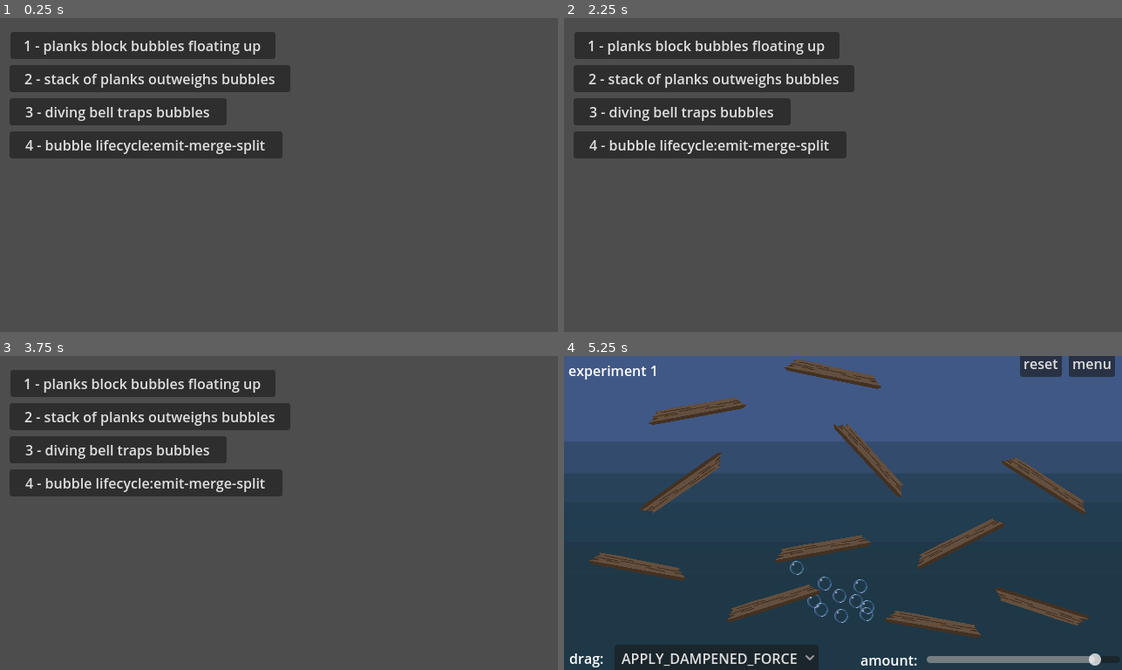
Above: before the commit, frames 1-4 (two rows, left to right).
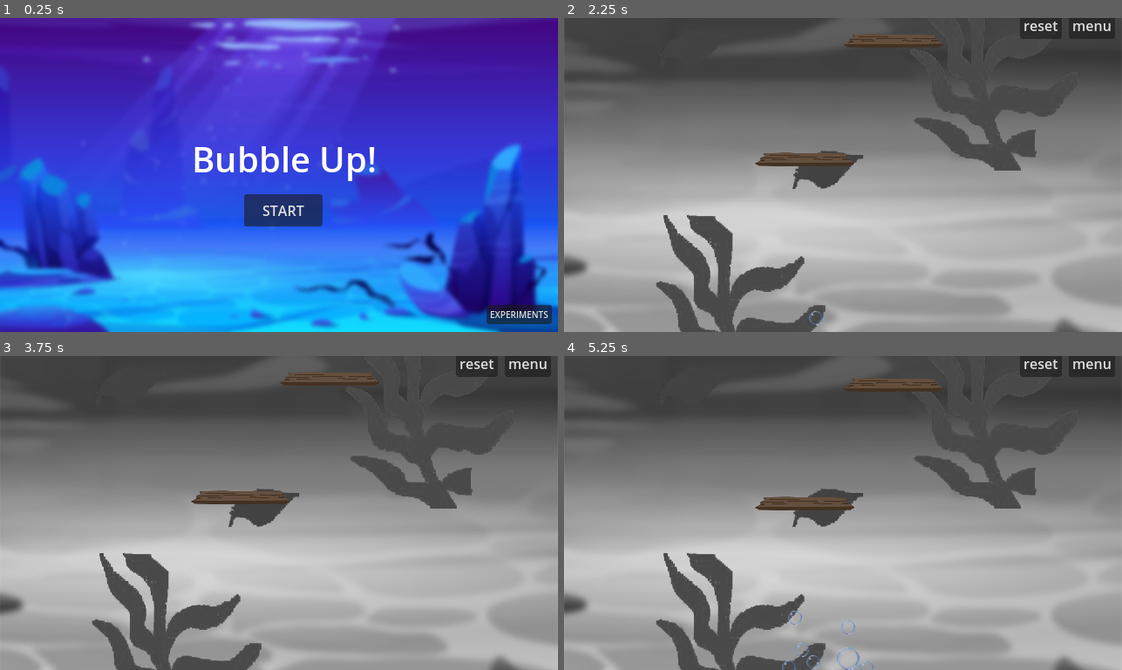
Above: after the commit, the same moments.

Repository: outrightmental/ggj25-bubble-up
Game: Godot game, scene res://scenes/main.tscn
The game is run twice, just before and just after one commit, with the same random seed, the same clock (stepped at 60 frames per second) and the same inputs.
Inputs (mouse positions are in pixels of both pictures, inside the frame that each line leads up to):
- Up to frame 1 (0.25 s): no input
- Up to frame 2 (2.25 s): click (1082, 313) at 0.5 s, where only the run after the commit has a clickable "EXPERIMENTS"; click (1094, 24) at 1.25 s, where only the run after the commit has a clickable "menu"; click (848, 209) at 2 s, where only the run after the commit has a clickable "START"
- Up to frame 3 (3.75 s): click (530, 362) at 2.75 s, where only the run after the commit has a clickable "menu"; click (284, 547) at 3.5 s, where only the run after the commit has a clickable "START"
- Up to frame 4 (5.25 s): click (1038, 362) at 4.25 s, where only the run after the commit has a clickable "reset"; click (709, 384) at 5 s, where only the run before the commit has a clickable "1 - planks block bubbles floa…"

The runs differ from the first frame. In frame 1, 100% of the frame differs, in the area x 0-100%, y 0-100%; in frame 2, 71%; in frame 3, 71%; in frame 4, 99%.

Commit message:
Camera rising up with parallax (#36)
Camera rises upward with bubble cloud through tall map

- There is a tall map with many obstacles, and a camera shooting a piece of it
- Camera rises upward tracking the center of all the bubbles
- When camera arrives at top of screen, bubbles arrive in the oxygen above the water and pop into nothing/air
- bubbles rise up towards the ocean surface, passing many hazards-- the hazards block the bubbles' path upward
- camera pans up following the center of the cloud of bubbles (you're screwed if they get too far apart) as the player guides the bubbles through the hazards
- Bubbles vanish when they reach the water's surface

#18

Diff:
--- a/global.gd
+++ b/global.gd
@@ -3,8 +3,9 @@
 enum DragBehavior { FREEZE_AND_REPOSITION, APPLY_DAMPENED_FORCE }
 var drag_behavior: DragBehavior = DragBehavior.APPLY_DAMPENED_FORCE
 var drag_factor: float          = 0.9
-var dragging_force_min: float                   = 5 # How much force is applied when dragging
-var dragging_force_max: float                   = 200 # How much force is applied when dragging
+var dragging_force_min: float   = 5 # How much force is applied when dragging
+var dragging_force_max: float   = 200 # How much force is applied when dragging
+
 
 func set_drag_behavior(value: DragBehavior):
 	drag_behavior = value
@@ -26,3 +27,7 @@
 
 func get_drag_force() -> float:
 	return lerp(dragging_force_min, dragging_force_max, drag_factor)
+
+
+static var GROUP_BUBBLES: String  = "bubbles"
+static var GROUP_MOVABLES: String = "movables"
--- a/models/bubble/bubble.gd
+++ b/models/bubble/bubble.gd
@@ -1,9 +1,10 @@
 extends "res://models/collidable/collidable.gd"
 
 # Constants
-var _collision_merge_accel_threshold: int = 3
+var _collision_merge_accel_threshold: int = 1
 var _collision_split_accel_threshold: int = 4
 var _split_mass_vanish_threshold: float   = 0.5
+var _collision_cooldown_millis: int       = 100
 
 # var _max_scale_factor: int				= 10
 
@@ -31,20 +32,23 @@
 @onready var vanish_particle_emitter: CPUParticles2D = $CPUParticles2D
 
 
-# Method reports that this is a bubble
-func is_bubble() -> bool:
-	return true
-
-
 # Called when the bubble is instantiated
 func _init():
 	super._init()
+
+
+# Called every frame to check if the bubble has risen to the surface
+func _process(_delta) -> void:
+	if global_position.y < 0:
+		# TODO score the bubble by mass
+		vanish()
 
 
 # Called when the scene is added to the tree
 # Load the sprite and connect the signal
 func _ready():
 	super._ready()
+	add_to_group(Global.GROUP_BUBBLES)
 	connect("body_entered", Callable(self, "_on_body_entered"))
 	update_mass(mass)
 
@@ -52,9 +56,9 @@
 # Called when another body enters the collision area
 func _on_body_entered(other):
 	if other is RigidBody2D:
-		if other.has_method("is_bubble") and other.is_bubble():
+		if other.is_in_group(Global.GROUP_BUBBLES):
 			_on_collision_with_bubble(other)
-		elif other.has_method("is_movable") and other.is_movable():
+		elif other.is_in_group(Global.GROUP_MOVABLES):
 			_on_collision_with_movable(other)
 		else:
 			print("Unknown collision: " + name + " → " + other.name)
@@ -64,12 +68,10 @@
 func _on_collision_with_bubble(other) -> void:
 	if min(age(), other.age()) < _collision_cooldown_millis:
 		return
-	var a = acceleration()
-	var b = a.length()
+	var a: Vector2 = acceleration()
+	var b: float   = a.length()
 	if abs(b) > _collision_merge_accel_threshold:
 		merge_into(other)
-	else:
-		var do_nothing = 123
 
 
 # Function to handle collision with a movable object
@@ -92,7 +94,7 @@
 	if is_freeze_enabled() or other.is_freeze_enabled():
 		return
 	else:
-		freeze = true
+		set_deferred("freeze", true)
 
 	# Update the other bubble's mass
 	other.update_mass(mass + other.mass)
@@ -106,10 +108,10 @@
 # bubbles inherit the acceleration of the original bubble
 func split() -> void:
 	# Lock the other bubble to prevent further collisions
-	if freeze:
+	if is_freeze_enabled():
 		return
 	else:
-		freeze = true
+		set_deferred("freeze", true)
 
 	# Calculate the new mass for the two bubbles
 	var new_mass: float = mass / 2
--- a/models/bubble/bubble.tscn
+++ b/models/bubble/bubble.tscn
@@ -12,8 +12,11 @@
 [node name="Bubble" type="RigidBody2D"]
 physics_material_override = SubResource("PhysicsMaterial_n8s3h")
 gravity_scale = -1.0
-linear_damp = 10.0
+linear_damp = 15.0
 script = ExtResource("1_a2r14")
+sprite_scale_factor = null
+collision_scale_factor = null
+number = null
 
 [node name="CPUParticles2D" type="CPUParticles2D" parent="."]
 emitting = false
--- a/models/collidable/collidable.gd
+++ b/models/collidable/collidable.gd
@@ -1,7 +1,4 @@
 extends RigidBody2D
-
-# Constants
-var _collision_cooldown_millis: int       = 100
 
 # Unique identifier for the collidable object
 @export var number: int = 0
--- /dev/null
+++ b/models/hud/hud.gd
@@ -0,0 +1,9 @@
+extends Node2D
+
+
+func _on_navigate_main() -> void:
+	get_tree().change_scene_to_file("res://scenes/main.tscn")
+
+
+func _on_navigate_reset() -> void:
+	get_tree().reload_current_scene()
--- /dev/null
+++ b/models/hud/hud.tscn
@@ -0,0 +1,37 @@
+[gd_scene load_steps=3 format=3 uid="uid://bdyj503wctuof"]
+
+[ext_resource type="Script" path="res://models/hud/hud.gd" id="1_rlli4"]
+
+[sub_resource type="Theme" id="Theme_yn7ku"]
+
+[node name="Node2D" type="Node2D"]
+position = Vector2(466.5, 364)
+script = ExtResource("1_rlli4")
+
+[node name="Button Main" type="Button" parent="."]
+offset_left = 112.0
+offset_top = -371.0
+offset_right = 165.0
+offset_bottom = -340.0
+theme = SubResource("Theme_yn7ku")
+text = "menu"
+
+[node name="Button Reset" type="Button" parent="."]
+offset_left = 56.0
+offset_top = -371.0
+offset_right = 104.0
+offset_bottom = -340.0
+theme = SubResource("Theme_yn7ku")
+text = "reset"
+
+[node name="Drag Controls" type="Control" parent="."]
+layout_mode = 3
+anchors_preset = 0
+offset_left = -467.5
+offset_top = -37.0
+offset_right = -427.5
+offset_bottom = 3.0
+metadata/_edit_use_anchors_ = true
+
+[connection signal="pressed" from="Button Main" to="." method="_on_navigate_main"]
+[connection signal="pressed" from="Button Reset" to="." method="_on_navigate_reset"]
--- a/models/movable/movable.gd
+++ b/models/movable/movable.gd
@@ -12,13 +12,9 @@
 @onready var collision_polygon = $CollisionPolygon2D # Cache the reference
 
 
-# Method reports that this is a movable object
-func is_movable() -> bool:
-	return true
-
-
 func _ready() -> void:
 	super._ready()
+	add_to_group(Global.GROUP_MOVABLES)
 	dragging_force = Global.get_drag_force()
 	if not collision_polygon:
 		push_error("CollisionPolygon2D node is missing!")
@@ -51,14 +47,14 @@
 	drag_pos_start = position
 	match drag_behavior:
 		Global.DragBehavior.FREEZE_AND_REPOSITION:
-			freeze = true
-			lock_rotation = true
+			set_freeze_enabled(true)
+			set_lock_rotation_enabled(true)
 
 
 func _drag_stop():
 	dragging = false
-	freeze = false
-	lock_rotation = false
+	set_freeze_enabled(false)
+	set_lock_rotation_enabled(false)
 
 
 func _drag(touch_pos: Vector2):
--- a/models/movable/movable_mine.tscn
+++ b/models/movable/movable_mine.tscn
@@ -3,7 +3,7 @@
 [ext_resource type="Script" path="res://models/movable/movable.gd" id="1_8edr5"]
 [ext_resource type="Texture2D" uid="uid://bafcm8c2s84yr" path="res://assets/mine_test.png" id="2_wdvor"]
 
-[node name="RigidBody2D" type="RigidBody2D"]
+[node name="RigidBody2D2" type="RigidBody2D"]
 mass = 25.0
 gravity_scale = 0.05
 freeze_mode = 1
--- a/project.godot
+++ b/project.godot
@@ -25,9 +25,12 @@
 window/size/viewport_height=360
 window/stretch/mode="viewport"
 
+[global_group]
+
+bubbles="Bubbles are the main subject of player attention"
+movables="Movables are everything else underwater that isn't a bubble"
+
 [rendering]
 
-renderer/rendering_method="gl_compatibility"
-renderer/rendering_method.mobile="gl_compatibility"
-anti_aliasing/quality/msaa_2d=1
+anti_aliasing/quality/msaa_2d=2
 2d/snap/snap_2d_transforms_to_pixel=true
--- a/scenes/experiments/controls/controls.gd
+++ b/scenes/experiments/controls/controls.gd
@@ -1,18 +1,26 @@
 extends Node2D
 
-@onready var dropdown = $OptionButton
+@onready var dropdown = $"Drag Controls/OptionButton"
 
-@onready var slider = $VSlider
+@onready var slider = $"Drag Controls/VSlider"
 
-@onready var drag_force_amount_value = $"Label Drag Force Amount Value"
+@onready var drag_force_amount_value = $"Drag Controls/Label Drag Force Amount Value"
+
+@onready var drag_controls = $"Drag Controls"
+
+@export var show_drag_controls : bool = true
 
 # Called when the node enters the scene tree for the first time.
 func _ready() -> void:
-	for behavior in Global.DragBehavior:
-		dropdown.add_item(behavior)
-	dropdown.select(Global.get_drag_behavior())
-	slider.set_value_no_signal(Global.get_drag_factor())
-	_update_force_value()
+	if (show_drag_controls):
+		drag_controls.show()
+		for behavior in Global.DragBehavior:
+			dropdown.add_item(behavior)
+		dropdown.select(Global.get_drag_behavior())
+		slider.set_value_no_signal(Global.get_drag_factor())
+		_update_force_value()
+	else:
+		drag_controls.hide()
 
 
 func _on_navigate_main() -> void:
--- a/scenes/experiments/controls/controls.tscn
+++ b/scenes/experiments/controls/controls.tscn
@@ -7,15 +7,6 @@
 [node name="Node2D" type="Node2D"]
 position = Vector2(466.5, 364)
 script = ExtResource("1_4m1dt")
-
-[node name="VSlider" type="HSlider" parent="."]
-offset_left = -51.5
-offset_top = -36.0
-offset_right = 170.5
-offset_bottom = 4.0
-max_value = 1.0
-step = 0.01
-metadata/_edit_use_anchors_ = true
 
 [node name="Button Main" type="Button" parent="."]
 offset_left = 112.0
@@ -33,35 +24,46 @@
 theme = SubResource("Theme_yn7ku")
 text = "reset"
 
-[node name="OptionButton" type="OptionButton" parent="."]
-offset_left = -409.5
-offset_top = -33.0
-offset_right = -285.5
-offset_bottom = -6.0
-
-[node name="Label2" type="Label" parent="."]
+[node name="Drag Label" type="Label" parent="."]
 offset_left = -461.5
 offset_top = -29.0
 offset_right = -349.5
 offset_bottom = -6.0
 text = "drag:"
 
-[node name="Label3" type="Label" parent="."]
-offset_left = -127.5
+[node name="Amount Label" type="Label" parent="."]
+offset_left = -168.5
 offset_top = -27.0
-offset_right = 21.5
+offset_right = -19.5
 offset_bottom = -4.0
 text = "amount:"
 metadata/_edit_use_anchors_ = true
 
-[node name="Label Drag Force Amount Value" type="Label" parent="."]
-offset_left = 625.5
-offset_top = 222.0
-offset_right = 774.5
-offset_bottom = 245.0
+[node name="Drag Controls" type="Node2D" parent="."]
+
+[node name="OptionButton" type="OptionButton" parent="Drag Controls"]
+offset_left = -409.5
+offset_top = -33.0
+offset_right = -285.5
+offset_bottom = -6.0
+
+[node name="VSlider" type="HSlider" parent="Drag Controls"]
+offset_left = -92.5
+offset_top = -36.0
+offset_right = 129.5
+offset_bottom = 4.0
+max_value = 1.0
+step = 0.01
+metadata/_edit_use_anchors_ = true
+
+[node name="Label Drag Force Amount Value" type="Label" parent="Drag Controls"]
+offset_left = 144.5
+offset_top = -27.0
+offset_right = 293.5
+offset_bottom = -4.0
 text = "X"
 
-[connection signal="value_changed" from="VSlider" to="." method="_on_v_slider_value_changed"]
 [connection signal="pressed" from="Button Main" to="." method="_on_navigate_main"]
 [connection signal="pressed" from="Button Reset" to="." method="_on_navigate_reset"]
-[connection signal="item_selected" from="OptionButton" to="." method="_on_option_button_item_selected"]
+[connection signal="item_selected" from="Drag Controls/OptionButton" to="." method="_on_option_button_item_selected"]
+[connection signal="value_changed" from="Drag Controls/VSlider" to="." method="_on_v_slider_value_changed"]
--- a/scenes/experiments/experiments.gd
+++ b/scenes/experiments/experiments.gd
@@ -3,3 +3,7 @@
 
 func _on_navigate_experiment(experiment_name: String) -> void:
 	get_tree().change_scene_to_file("res://scenes/experiments/" + experiment_name + ".tscn")
+
+
+func _on_navigate_main() -> void:
+	get_tree().change_scene_to_file("res://scenes/main.tscn")
--- a/scenes/experiments/experiments.tscn
+++ b/scenes/experiments/experiments.tscn
@@ -1,10 +1,12 @@
-[gd_scene load_steps=3 format=3 uid="uid://s8dtixq1tspv"]
+[gd_scene load_steps=4 format=3 uid="uid://s8dtixq1tspv"]
 
 [ext_resource type="Script" path="res://scenes/experiments/experiments.gd" id="1_hc6n4"]
 
 [sub_resource type="Theme" id="Theme_o41tl"]
 
-[node name="Start Scene 2D" type="Node2D"]
+[sub_resource type="Theme" id="Theme_c4fsq"]
+
+[node name="Experiments" type="Node2D"]
 script = ExtResource("1_hc6n4")
 
 [node name="1_planks_block_bubbles" type="Button" parent="."]
@@ -39,7 +41,16 @@
 theme = SubResource("Theme_o41tl")
 text = "4 - bubble lifecycle:emit-merge-split"
 
+[node name="Button Main" type="Button" parent="."]
+offset_left = 582.667
+offset_top = -7.0
+offset_right = 635.667
+offset_bottom = 24.0
+theme = SubResource("Theme_c4fsq")
+text = "menu"
+
 [connection signal="pressed" from="1_planks_block_bubbles" to="." method="_on_navigate_experiment" binds= ["1_planks_block_bubbles"]]
 [connection signal="pressed" from="2_stack_of_planks" to="." method="_on_navigate_experiment" binds= ["2_stack_of_planks"]]
 [connection signal="pressed" from="3_diving_bell_traps" to="." method="_on_navigate_experiment" binds= ["3_diving_bell_traps"]]
 [connection signal="pressed" from="4_lifecycle_emit_merge_split" to="." method="_on_navigate_experiment" binds= ["4_lifecycle_emit_merge_split"]]
+[connection signal="pressed" from="Button Main" to="." method="_on_navigate_main"]
--- /dev/null
+++ b/scenes/levels/demo.gd
@@ -0,0 +1,35 @@
+extends Node2D
+
+@export var camera_position_recompute_interval: float = 2.5
+@export var camera_sway_y: float = 25
+@export var camera_lead_y: float = 150
+
+@onready var camera: Camera2D = $Camera2D
+@onready var timer: Timer = $Timer
+
+
+func _ready():
+	timer.wait_time = camera_position_recompute_interval
+	timer.connect("timeout", Callable(self, "_on_timer_timeout"))
+	timer.start()
+
+
+func _on_timer_timeout():
+	var bubbles: Array[Node] = get_tree().get_nodes_in_group(Global.GROUP_BUBBLES)
+	if bubbles.size() == 0:
+		return
+	var total_mass: float    = 0
+	var total_y: float       = 0
+	for bubble in bubbles:
+		var y: float = bubble.global_position.y
+		var m: float = bubble.mass
+		total_mass += m
+		total_y += y * m
+	var target_y: float = total_y / total_mass if total_mass > 0 else 0.0
+	var tween: Tween = get_tree().create_tween()
+	tween.tween_property(
+		camera,
+		"position:y",
+		target_y + randf_range(-camera_sway_y, camera_sway_y) - camera_lead_y,
+		camera_position_recompute_interval
+	).set_trans(Tween.TRANS_LINEAR)
--- /dev/null
+++ b/scenes/levels/demo.tscn
@@ -0,0 +1,148 @@
+[gd_scene load_steps=10 format=3 uid="uid://wwn3w1xcwn2s"]
+
+[ext_resource type="Script" path="res://scenes/levels/demo.gd" id="1_57u5x"]
+[ext_resource type="Texture2D" uid="uid://b4mxdek0ds4e" path="res://assets/deep_background_test.jpg" id="2_l7h20"]
+[ext_resource type="Texture2D" uid="uid://tp4u1bxf8sac" path="res://assets/kelp_test.png" id="3_li4dl"]
+[ext_resource type="Script" path="res://models/bubble/bubble_emitter.gd" id="3_t4t02"]
+[ext_resource type="PackedScene" uid="uid://bdyj503wctuof" path="res://models/hud/hud.tscn" id="4_2udma"]
+[ext_resource type="Texture2D" uid="uid://y0e0a62hso3x" path="res://assets/leaf_test.png" id="4_nrgwe"]
+[ext_resource type="PackedScene" uid="uid://d4cmqk53ynl56" path="res://models/movable/movable_plank.tscn" id="5_2r7qs"]
+[ext_resource type="PackedScene" uid="uid://cny5s4lrsj5k8" path="res://models/movable/movable_mine.tscn" id="6_ee8b1"]
+[ext_resource type="PackedScene" uid="uid://dic112bb06qtg" path="res://models/movable/movable_diving_bell.tscn" id="7_gf4m4"]
+
+[node name="Demo Level" type="Node2D"]
+script = ExtResource("1_57u5x")
+
+[node name="Camera2D" type="Camera2D" parent="."]
+position = Vector2(320, 3200)
+
+[node name="ParallaxBackground" type="ParallaxBackground" parent="."]
+
+[node name="DeepBackground" type="ParallaxLayer" parent="ParallaxBackground"]
+position = Vector2(0, 25)
+motion_scale = Vector2(0.26, 0.26)
+
+[node name="DeepBackgroundTest" type="Sprite2D" parent="ParallaxBackground/DeepBackground"]
+position = Vector2(320, 645)
+texture = ExtResource("2_l7h20")
+
+[node name="NearBackground" type="ParallaxLayer" parent="ParallaxBackground"]
+motion_scale = Vector2(0.4, 0.4)
+
+[node name="KelpTest" type="Sprite2D" parent="ParallaxBackground/NearBackground"]
+position = Vector2(202, 1541)
+texture = ExtResource("3_li4dl")
+
+[node name="KelpTest2" type="Sprite2D" parent="ParallaxBackground/NearBackground"]
+position = Vector2(493, 1274)
+texture = ExtResource("3_li4dl")
+
+[node name="KelpTest3" type="Sprite2D" parent="ParallaxBackground/NearBackground"]
+position = Vector2(213, 957)
+texture = ExtResource("3_li4dl")
+
+[node name="KelpTest4" type="Sprite2D" parent="ParallaxBackground/NearBackground"]
+position = Vector2(482, 573)
+texture = ExtResource("3_li4dl")
+
+[node name="LeafTest" type="Sprite2D" parent="ParallaxBackground/NearBackground"]
+position = Vector2(447, 1595)
+texture = ExtResource("4_nrgwe")
+
+[node name="LeafTest2" type="Sprite2D" parent="ParallaxBackground/NearBackground"]
+position = Vector2(303, 1382)
+texture = ExtResource("4_nrgwe")
+
+[node name="LeafTest3" type="Sprite2D" parent="ParallaxBackground/NearBackground"]
+position = Vector2(151, 1243)
+texture = ExtResource("4_nrgwe")
+
+[node name="LeafTest4" type="Sprite2D" parent="ParallaxBackground/NearBackground"]
+position = Vector2(372, 1131)
+texture = ExtResource("4_nrgwe")
+
+[node name="LeafTest5" type="Sprite2D" parent="ParallaxBackground/NearBackground"]
+position = Vector2(513, 870)
+texture = ExtResource("4_nrgwe")
+
+[node name="LeafTest6" type="Sprite2D" parent="ParallaxBackground/NearBackground"]
+position = Vector2(361, 790)
+texture = ExtResource("4_nrgwe")
+
+[node name="LeafTest7" type="Sprite2D" parent="ParallaxBackground/NearBackground"]
+position = Vector2(286, 598)
+texture = ExtResource("4_nrgwe")
+
+[node name="LeafTest8" type="Sprite2D" parent="ParallaxBackground/NearBackground"]
+position = Vector2(417, 427)
+texture = ExtResource("4_nrgwe")
+
+[node name="LeafTest9" type="Sprite2D" parent="ParallaxBackground/NearBackground"]
+position = Vector2(206, 227)
+texture = ExtResource("4_nrgwe")
+
+[node name="LeafTest10" type="Sprite2D" parent="ParallaxBackground/NearBackground"]
+position = Vector2(480, 90)
+texture = ExtResource("4_nrgwe")
+
+[node name="HUDCanvas" type="CanvasLayer" parent="."]
+
+[node name="HUD" parent="HUDCanvas" instance=ExtResource("4_2udma")]
+top_level = true
+
+[node name="Timer" type="Timer" parent="."]
+
+[node name="BubbleEmitter" type="Node2D" parent="."]
+position = Vector2(307, 3407)
+script = ExtResource("3_t4t02")
+spawn_rate = 20.0
+max_bubbles = 50
+spread_x = 50
+spread_y = 50
+
+[node name="Obstacles" type="Node2D" parent="."]
+
+[node name="plank1" parent="Obstacles" instance=ExtResource("5_2r7qs")]
+position = Vector2(277, 3181)
+
+[node name="plank2" parent="Obstacles" instance=ExtResource("5_2r7qs")]
+position = Vector2(379, 3045)
+
+[node name="plank3" parent="Obstacles" instance=ExtResource("5_2r7qs")]
+position = Vector2(306, 2840)
+
+[node name="plank5" parent="Obstacles" instance=ExtResource("5_2r7qs")]
+position = Vector2(342, 2152)
+
+[node name="plank6" parent="Obstacles" instance=ExtResource("5_2r7qs")]
+position = Vector2(314, 1812)
+
+[node name="plank7" parent="Obstacles" instance=ExtResource("5_2r7qs")]
+position = Vector2(354, 1492)
+
+[node name="plank8" parent="Obstacles" instance=ExtResource("5_2r7qs")]
+position = Vector2(314, 1288)
+
+[node name="plank9" parent="Obstacles" instance=ExtResource("5_2r7qs")]
+position = Vector2(358, 1016)
+
+[node name="plank4" parent="Obstacles" instance=ExtResource("5_2r7qs")]
+position = Vector2(294, 2392)
+
+[node name="plank10" parent="Obstacles" instance=ExtResource("5_2r7qs")]
+position = Vector2(366, 710)
+
+[node name="plank11" parent="Obstacles" instance=ExtResource("5_2r7qs")]
+position = Vector2(340, 280)
+
+[node name="plank12" parent="Obstacles" instance=ExtResource("5_2r7qs")]
+position = Vector2(366, 137)
+
+[node name="mine1" parent="Obstacles" instance=ExtResource("6_ee8b1")]
+position = Vector2(167, 787)
+
+[node name="mine2" parent="Obstacles" instance=ExtResource("6_ee8b1")]
+position = Vector2(536, 458)
+
+[node name="bell1" parent="Obstacles" instance=ExtResource("7_gf4m4")]
+position = Vector2(490, 2578)
--- a/scenes/main.gd
+++ b/scenes/main.gd
@@ -1,5 +1,7 @@
 extends Node2D
 
-# Called when the scene is added to the tree
-func _ready():
+func _on_start_game() -> void:
+	get_tree().change_scene_to_file("res://scenes/levels/demo.tscn")
+
+func _on_goto_experiments() -> void:
 	get_tree().change_scene_to_file("res://scenes/experiments/experiments.tscn")
--- a/scenes/main.tscn
+++ b/scenes/main.tscn
@@ -1,6 +1,38 @@
-[gd_scene load_steps=2 format=3 uid="uid://d26wbec30ix57"]
+[gd_scene load_steps=3 format=3 uid="uid://d26wbec30ix57"]
 
 [ext_resource type="Script" path="res://scenes/main.gd" id="1_vaujs"]
+[ext_resource type="Texture2D" uid="uid://bgjijta8wiqkq" path="res://assets/start_screen_bg_test.jpg" id="2_5slox"]
 
 [node name="Main" type="Node2D"]
 script = ExtResource("1_vaujs")
+
+[node name="StartScreenBgTest" type="Sprite2D" parent="."]
+position = Vector2(320, 180)
+texture = ExtResource("2_5slox")
+
+[node name="Button" type="Button" parent="StartScreenBgTest"]
+offset_left = -40.0
+offset_top = 22.0
+offset_right = 50.0
+offset_bottom = 59.0
+text = "START"
+
+[node name="Button2" type="Button" parent="StartScreenBgTest"]
+offset_left = 238.0
+offset_top = 149.0
+offset_right = 313.0
+offset_bottom = 171.0
+theme_override_font_sizes/font_size = 10
+text = "EXPERIMENTS"
+
+[node name="Label" type="Label" parent="StartScreenBgTest"]
+offset_left = -100.0
+offset_top = -46.0
+offset_right = 112.0
+offset_bottom = 9.0
+theme_override_font_sizes/font_size = 40
+text = "Bubble Up!"
+horizontal_alignment = 1
+
+[connection signal="pressed" from="StartScreenBgTest/Button" to="." method="_on_start_game"]
+[connection signal="pressed" from="StartScreenBgTest/Button2" to="." method="_on_goto_experiments"]
Binary file added: assets/deep_background_test.jpg
Not shown, added: assets/deep_background_test.jpg.import
Binary file added: assets/kelp_test.png
Not shown, added: assets/kelp_test.png.import
Binary file added: assets/leaf_test.png
Not shown, added: assets/leaf_test.png.import
Binary file added: assets/start_screen_bg_test.jpg
Not shown, added: assets/start_screen_bg_test.jpg.import
Not shown, added: Folder.DotSettings.user
